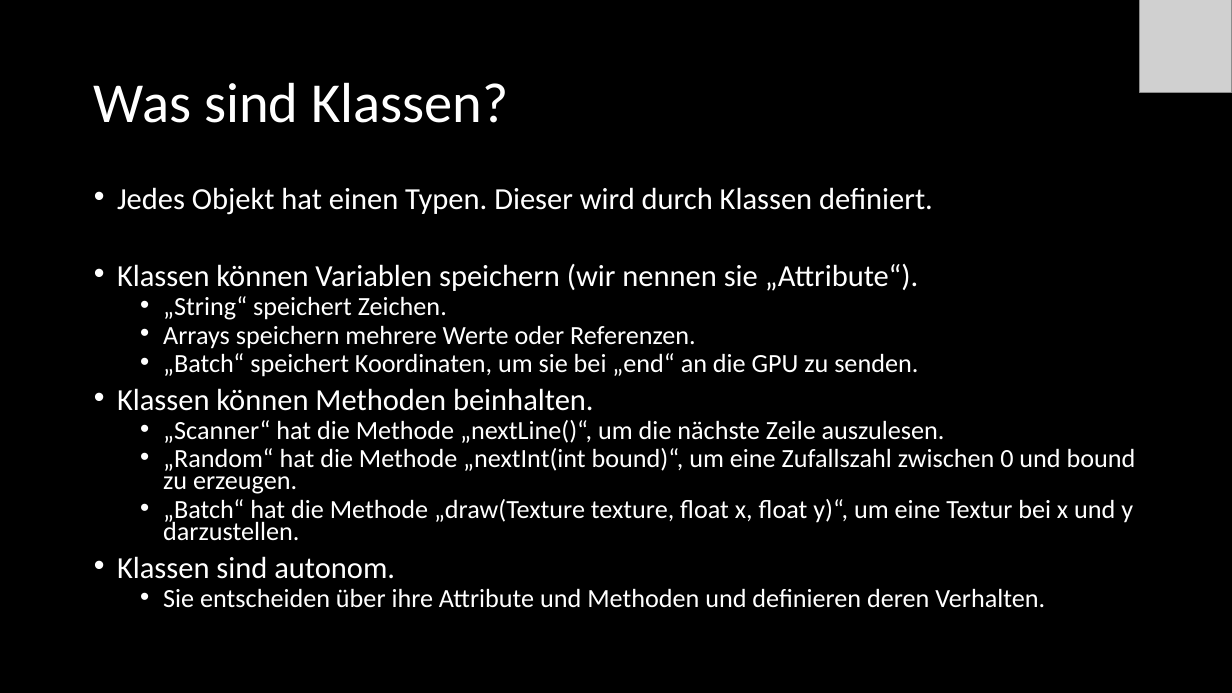
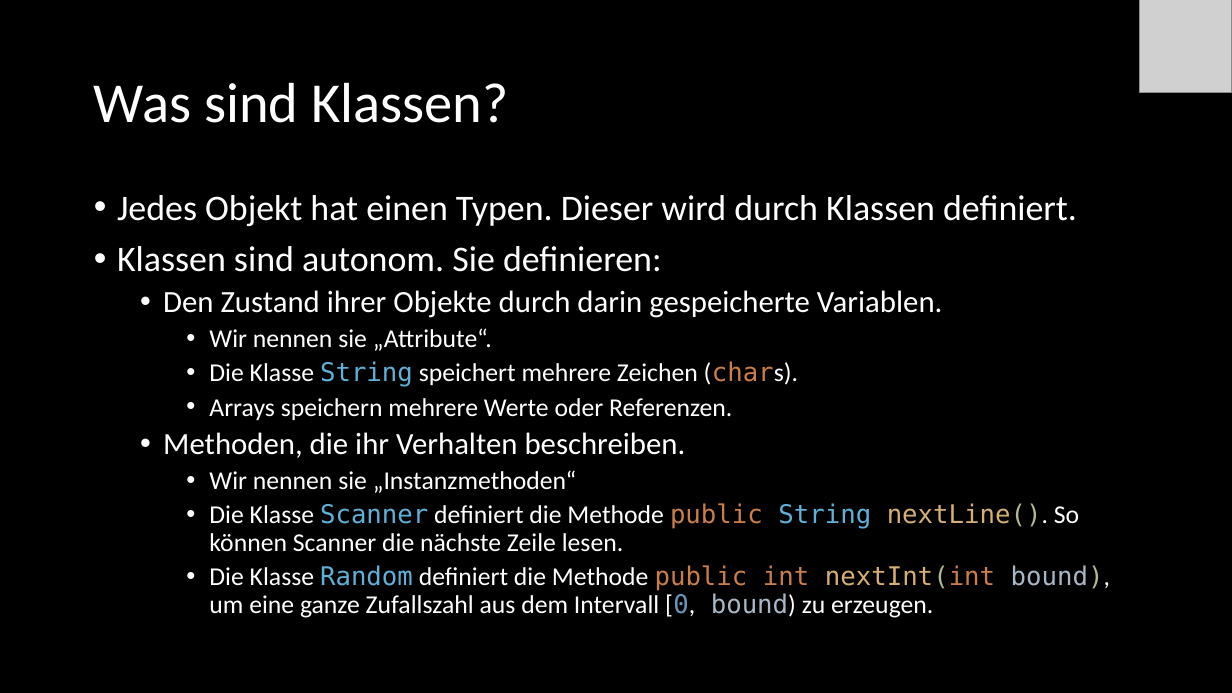
Before and after one commit to Cactusroot/Java, a slide deck: slide 26 of src/Java.pptx. Drawn at 1232x693 pixels with LibreOffice and Linux fonts; fonts in the diff are those of the drawing; grey boxes stand for pictures. Boxes give left, top, right and bottom in pixels: in the first picture for what was removed or moved away, otherwise in the second. Text is boxed around its words. In the diff, an @@ line names an element or a change of style, - is before the commit and + after.

```diff
--- a/src/Java.pptx
+++ b/src/Java.pptx
@@ text at bbox=[117, 195, 1077, 420]: size 23.8 to 28 pt in "Jedes Objekt hat einen Typen. Dieser wird ..."; size 20.4 to 20 pt in "Arrays speichern mehrere Werte oder Referenzen."; line spacing 0.7 to 0.9; list level 2 to 3 in "Arrays speichern mehrere Werte oder ..." @@
@@ text at bbox=[117, 246, 943, 387]: text changed; size 23.8 to 20 pt @@
-• Klassen können Variablen speichern (wir nennen sie „Attribute“).
-  • „String“ speichert Zeichen.
+• Klassen sind autonom. Sie definieren:
+  • Den Zustand ihrer Objekte durch darin gespeicherte Variablen.
+    • Wir nennen sie „Attribute“.
+    • Die Klasse String speichert mehrere Zeichen (chars).
@@ text at bbox=[163, 432, 1110, 618]: text changed; size 20.4 to 20 pt @@
-  • „Batch“ speichert Koordinaten, um sie bei „end“ an die GPU zu senden.
-• Klassen können Methoden beinhalten.
-  • „Scanner“ hat die Methode „nextLine()“, um die nächste Zeile auszulesen.
-  • „Random“ hat die Methode „nextInt(int bound)“, um eine Zufallszahl zwischen 0 und bound zu erzeugen.
-  • „Batch“ hat die Methode „draw(Texture texture, float x, float y)“, um eine Textur bei x und y darzustellen.
-• Klassen sind autonom.
-  • Sie entscheiden über ihre Attribute und Methoden und definieren deren Verhalten.
+  • Methoden, die ihr Verhalten beschreiben.
+    • Wir nennen sie „Instanzmethoden“
+    • Die Klasse Scanner definiert die Methode public String nextLine(). So können Scanner die nächste Zeile lesen.
+    • Die Klasse Random definiert die Methode public int nextInt(int bound), um eine ganze Zufallszahl aus dem Intervall [0, bound) zu erzeugen.
```
Also in this commit, not shown: 3 other slides changed, 3 slides added, 15 other files.
